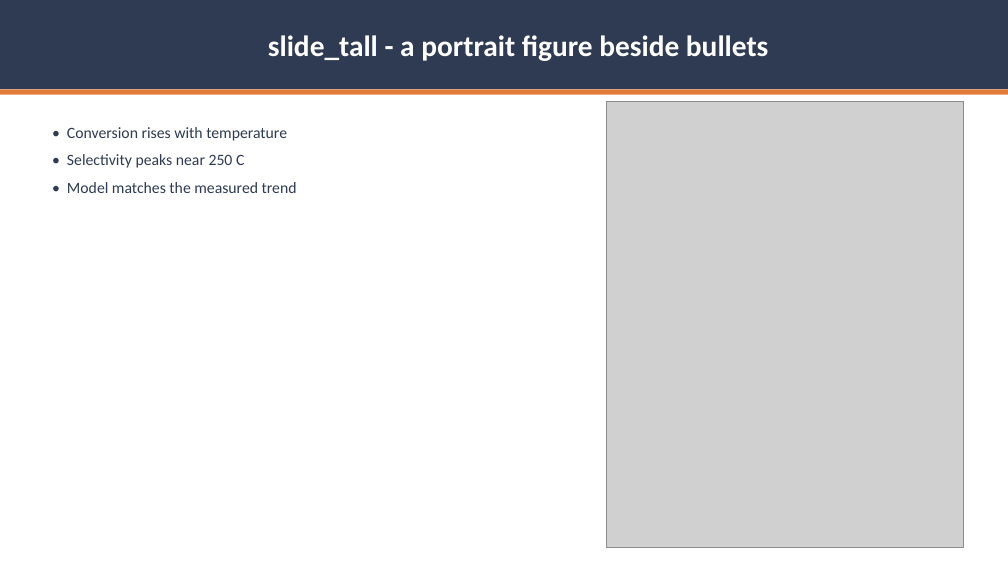
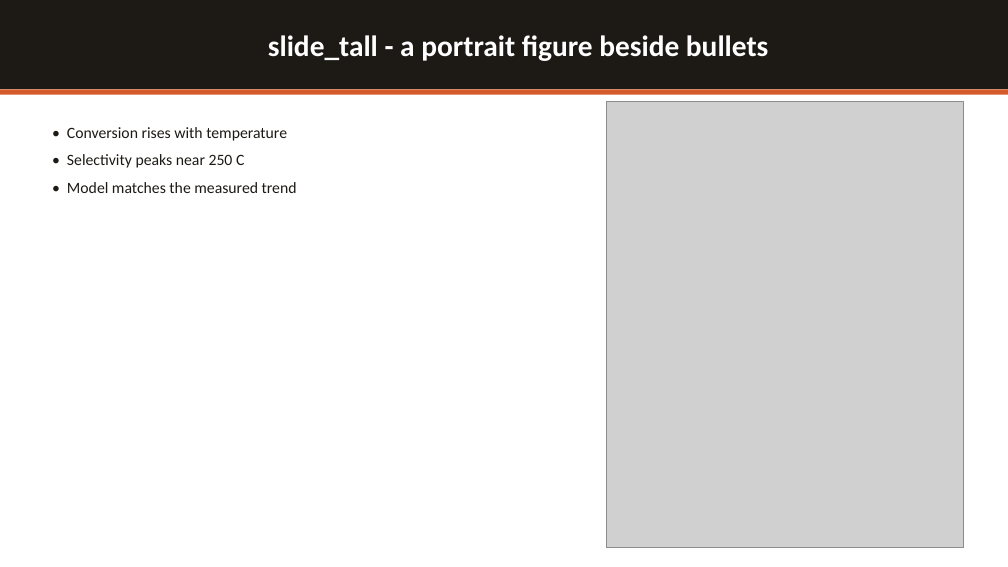
Before and after one commit to js-chemE/PhD_ui, a slide deck: slide 4 of docs/mock_slides_16x9.pptx. Drawn at 1008x567 pixels with LibreOffice and Linux fonts; fonts in the diff are those of the drawing; grey boxes stand for pictures. Boxes give left, top, right and bottom in pixels: in the first picture for what was removed or moved away, otherwise in the second. Text is boxed around its words. In the diff, an @@ line names an element or a change of style, - is before the commit and + after.

```diff
--- a/docs/mock_slides_16x9.pptx
+++ b/docs/mock_slides_16x9.pptx
@@ rectangle "slide_tall - a portrait figure ..." at (0,0,1008,89): fill #2F3B52 to #1D1A16 @@
@@ rectangle at (0,89,1008,95): fill #E07B39 to #D55B2A @@
@@ text "• Conversion rises with temperature" at (67,127,297,193): text colour #2F3B52 to #1D1A16 @@
```
Also in this commit, not shown: 3 other slides changed, 3 other files.
